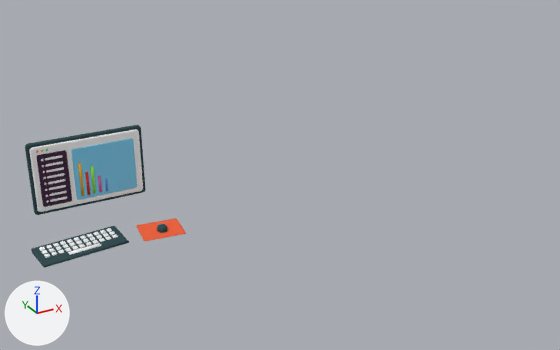
An edit to the glTF model three/assets/alcom.glb, drawn before and after from the same camera.
Both versions are drawn from a 50 mm camera at (-1.54, -6.27, 3.23) aimed at (1.88, -0.05, 0.12). The lights are fixed; the arrows at lower left show +X, +Y and +Z. Where no turn or scale is listed for an object, it has been applied to the vertices.

The scene before the commit, as lines of its bpy script (objects in view):
```python
mat_game_toplist = principled_material('game_toplist')
mat_game_toplist.base_color = (0.0513, 0.0137, 0.0482)  # dark purple #401f3e
mat_game_toplist.roughness = 1.0
mat_mouse_pad = principled_material('mouse_pad')
mat_mouse_pad.base_color = (0.905, 0.117, 0.0369)  # orange #f46036
mat_mouse_pad.roughness = 1.0
me_cube_001 = bpy.data.meshes.new('Cube.001')
me_cube_001.from_pydata(...)  # 200 vertices, 396 faces; spans x -0.5..0.5, y -0.025..0.025, z 0.0..0.65
me_cube_001.materials.append(mat_monitor)  # dark cyan #28464b
me_cube_006 = bpy.data.meshes.new('Cube.006')
me_cube_006.from_pydata(...)  # 48 vertices, 78 faces; spans x -0.125..0.125, y -0.002..0.003, z -0.239..0.239
me_cube_006.materials.append(mat_game_toplist)  # dark purple #401f3e
me_cube_008 = bpy.data.meshes.new('Cube.008')
me_cube_008.from_pydata(...)  # 64 vertices, 110 faces; spans x -0.204..0.204, y -0.178..0.178, z -0.003..0.002
me_cube_008.materials.append(mat_mouse_pad)  # orange #f46036
ob_game_toplist = bpy.data.objects.new('game_toplist', me_cube_006)
ob_game_toplist.location = (-0.301, -0.032, 0.543)
ob_monitor = bpy.data.objects.new('monitor', me_cube_001)
ob_monitor.location = (0.0, 0.006, 0.23)
ob_mouse_pad = bpy.data.objects.new('mouse_pad', me_cube_008)
ob_mouse_pad.location = (0.5, -0.353, 0.002)
# also in view: 'monitor_screen' at (0.0, -0.02, 0.56); 'game_toplist_item' at (-0.3, -0.03, 0.54); 'keyboard' at (-0.22, -0.34, 0.02); 'game' at (0.14, -0.03, 0.54); 'keyboard_key' at (-0.22, -0.31, 0.04)
```
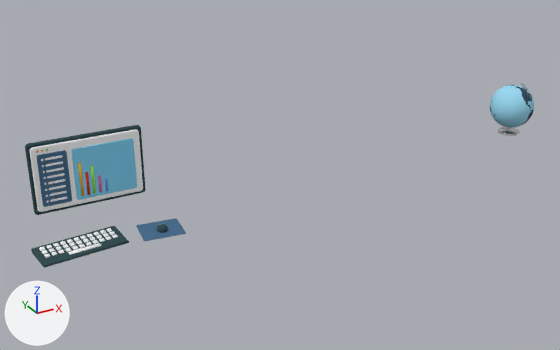
The change, as a list of edits to the scene's bpy script:
```text
Add img_earth:
    img_earth = load_image('earth', '_unpacked/earth', 2048, 1024, 'sRGB')
Change mat_game_toplist:
    mat_game_toplist.base_color: (0.0513, 0.0137, 0.0482) -> (0.0545, 0.144, 0.262)  # dark purple #401f3e -> blue #426a8c
Change mat_mouse_pad:
    mat_mouse_pad.base_color: (0.905, 0.117, 0.0369) -> (0.0545, 0.144, 0.262)  # orange #f46036 -> blue #426a8c
Add mat_earth:
    mat_earth = principled_material('earth')
    mat_earth.texture = img_earth
    mat_earth.roughness = 1.0
Add mat_globe_stand:
    mat_globe_stand = principled_material('globe_stand')
    mat_globe_stand.base_color = (0.8, 0.8, 0.8)  # white #e7e7e7
    mat_globe_stand.metallic = 1.0
    mat_globe_stand.roughness = 0.25
Add me_sphere:
    me_sphere.from_pydata(...)  # 482 vertices, 960 faces; spans x -0.25..0.25, y -0.25..0.25, z -0.25..0.25
    me_sphere.materials.append(mat_earth)  # picture img_earth
Add me_cylinder_002:
    me_cylinder_002.from_pydata(...)  # 416 vertices, 828 faces; spans x -0.125..0.125, y -0.125..0.125, z -0.013..0.026
    me_cylinder_002.materials.append(mat_globe_stand)  # white #e7e7e7
Add ob_globe:
    ob_globe = bpy.data.objects.new('globe', me_sphere)
    ob_globe.location = (5.001, 0.0, 0.325)
Add ob_globe_stand:
    ob_globe_stand = bpy.data.objects.new('globe_stand', me_cylinder_002)
    ob_globe_stand.location = (5.0, 0.0, 0.013)
```

Changed parts and their boxes (x1, y1, x2, y2) in the pictures (560 x 350 px):
'globe', added (cyan): after (490, 85, 534, 128)
'game_toplist', recoloured (purple to blue): (37, 150, 72, 207) in both
'mouse_pad', recoloured (red to blue): (136, 218, 186, 241) in both
'globe_stand', added: after (498, 127, 520, 136)
